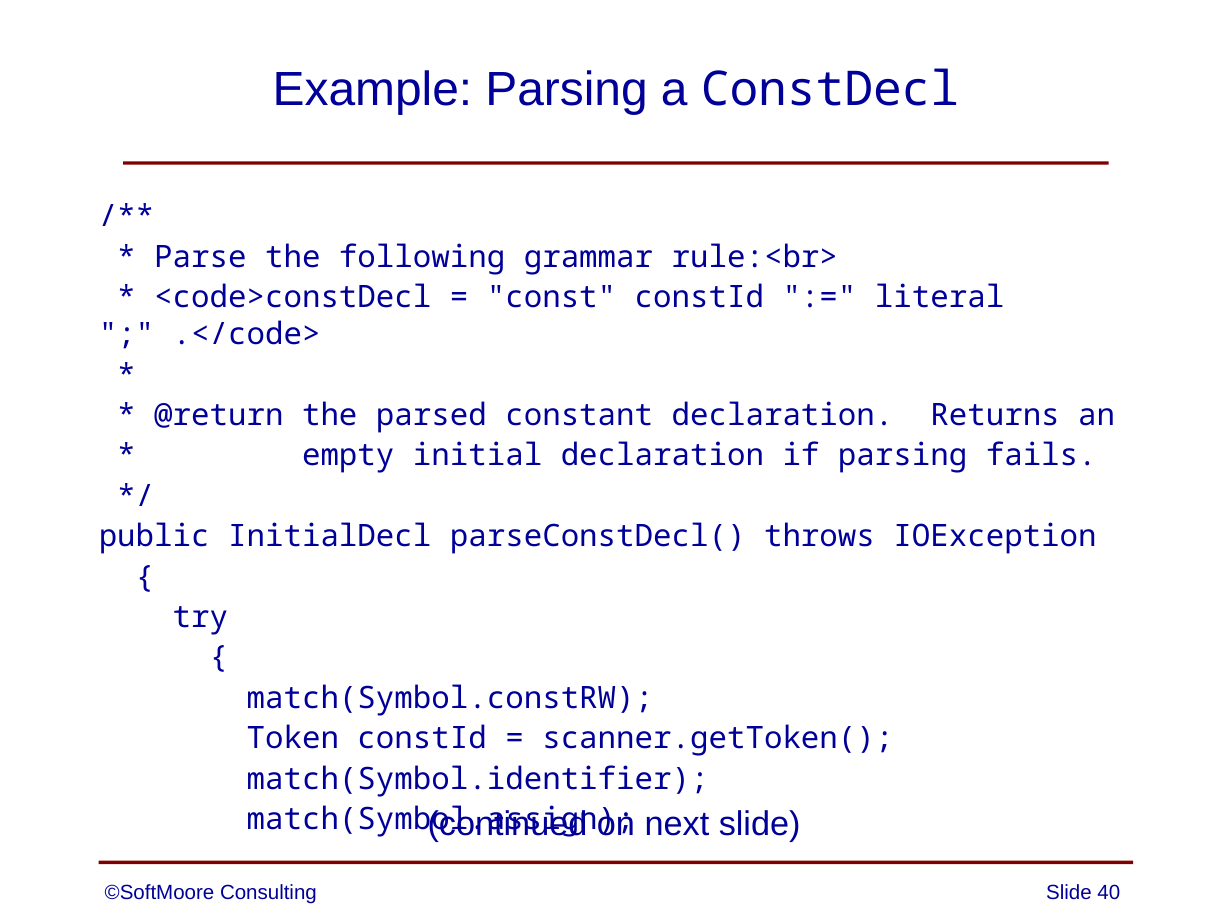
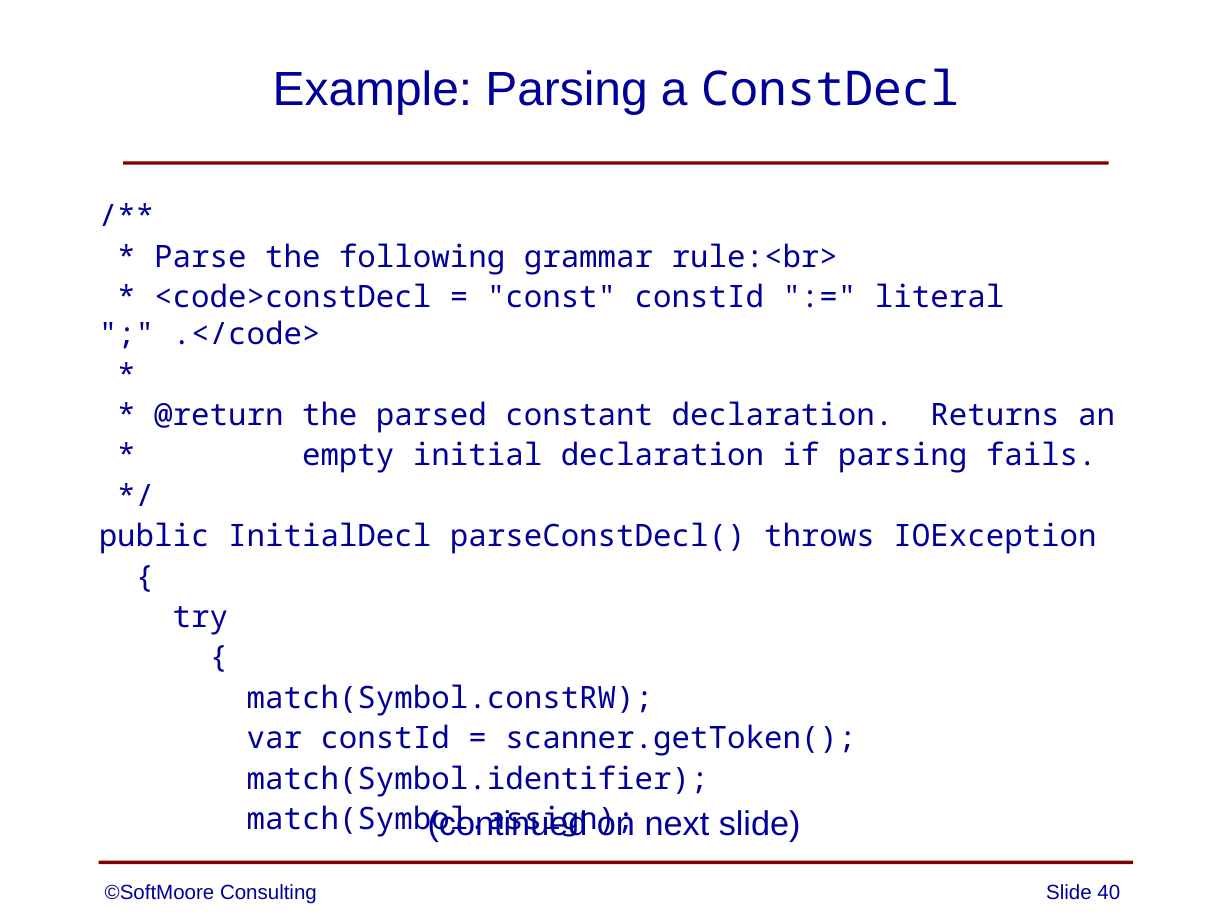
Before and after one commit to SoftMoore/CPRL-Java-3rd, a slide deck: slide 40 of PowerPoints/08 - Abstract Syntax Trees.pptx. Drawn at 1232x924 pixels with LibreOffice and Linux fonts; fonts in the diff are those of the drawing. Boxes give left, top, right and bottom in pixels: in the first picture for what was removed or moved away, otherwise in the second. Text is boxed around its words. In the diff, an @@ line names an element or a change of style, - is before the commit and + after.

```diff
--- a/PowerPoints/08 - Abstract Syntax Trees.pptx
+++ b/PowerPoints/08 - Abstract Syntax Trees.pptx
@@ text at box(247, 724, 856, 756): text changed @@
-Token constId = scanner.getToken();
+var constId = scanner.getToken();
```
Also in this commit, not shown: 13 other slides changed.
